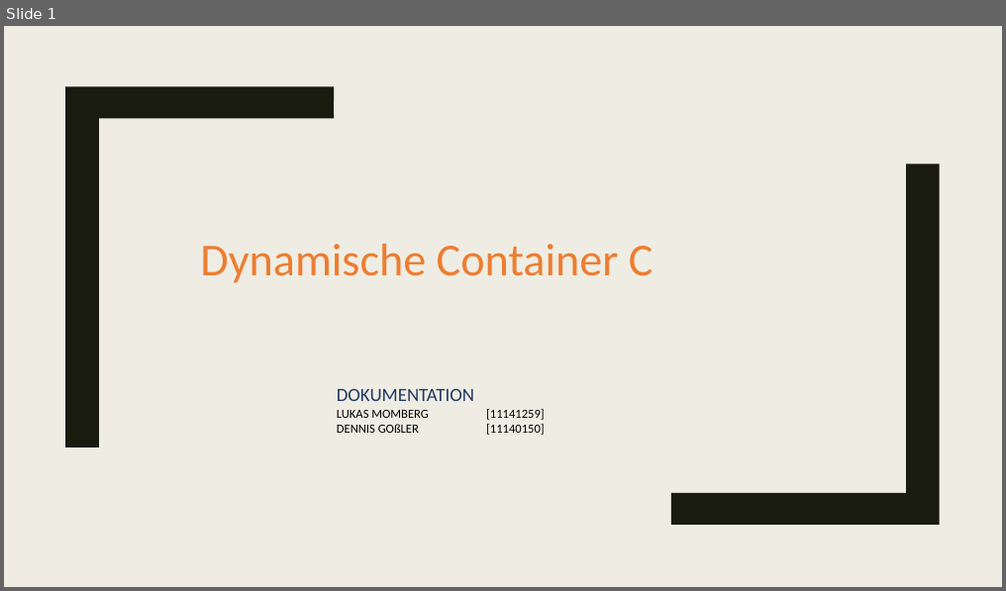
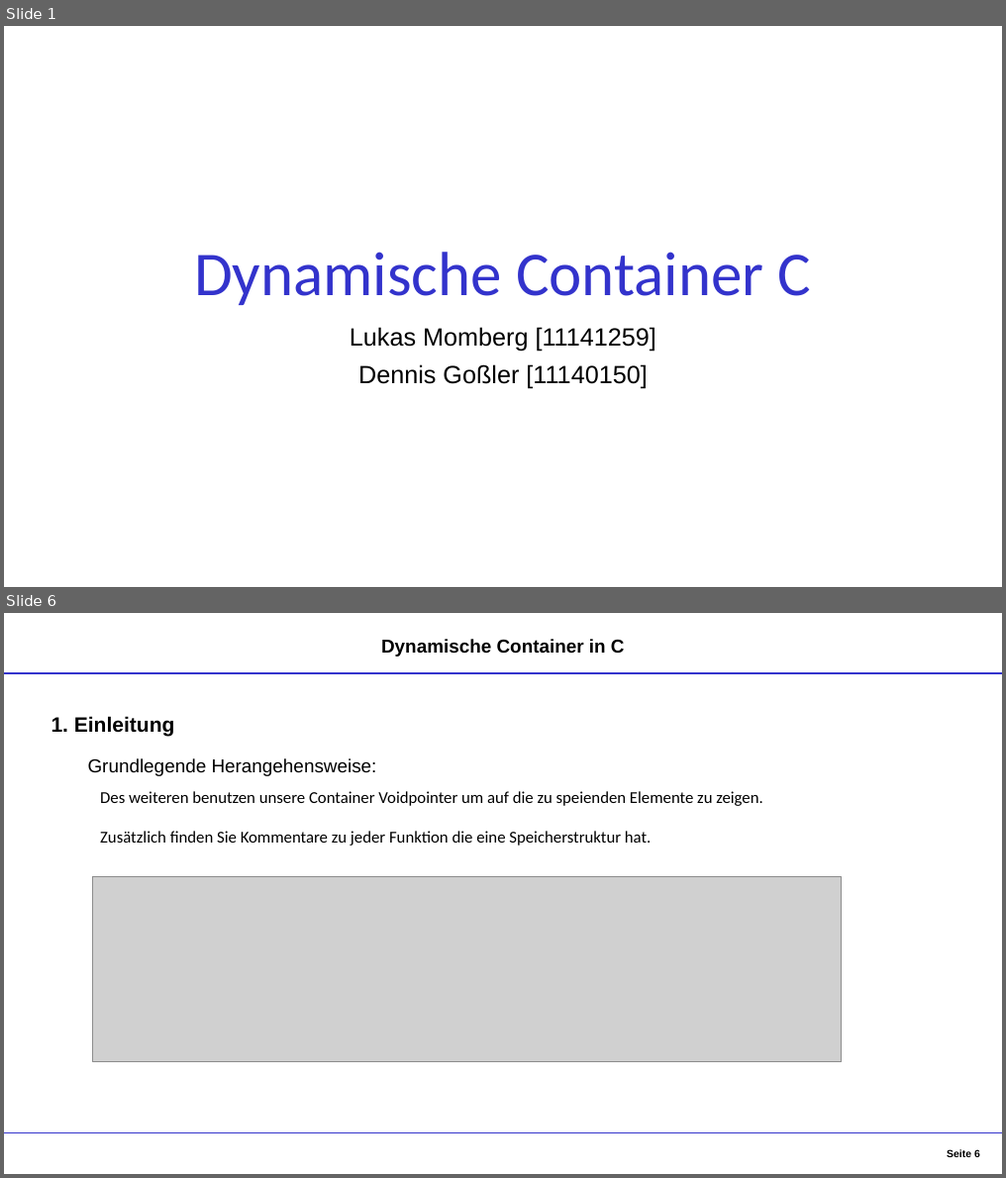
Before and after one commit to DennisGoss99/InPr_DynamicCollections, a slide deck: Dokumentation/Container - Präsentation.pptx. Shown one above the other, each under a label of ours: slide 1 before the commit, slides 1 and 6 after it; the slides between them are not shown. The pictures are 1006x591 and 1006x1178 pixels, drawn with LibreOffice and Linux fonts; fonts in the diff are those of the drawing; grey boxes stand for pictures. Boxes give left, top, right and bottom in pixels: in the first picture for what was removed or moved away, otherwise in the second. Text is boxed around its words. In the diff, an @@ line names an element or a change of style, - is before the commit and + after.

```diff
--- a/Dokumentation/Container - Präsentation.pptx
+++ b/Dokumentation/Container - Präsentation.pptx
@@ slide 6 added at bbox=[4, 613, 1002, 1174], background #FFFFFF @@
@@ text added at bbox=[381, 639, 625, 657], 18 pt, text #000000, bold @@
+Dynamische Container in C
@@ line added from (4, 673) to (1002, 673), #3333CC 1.25 pt @@
@@ text added at bbox=[52, 716, 174, 736], 20 pt, text #000000, bold @@
+1. Einleitung
@@ text added at bbox=[88, 759, 377, 776], 18 pt, text #000000 @@
+Grundlegende Herangehensweise:
@@ text added at bbox=[100, 791, 762, 846], 16 pt, text #000000 @@
+Des weiteren benutzen unsere Container Voidpointer um auf die zu speienden Elemente zu zeigen.
+Zusätzlich finden Sie Kommentare zu jeder Funktion die eine Speicherstruktur hat.
@@ picture added at bbox=[93, 876, 842, 1062] @@
@@ line added from (4, 1134) to (1002, 1134), #3333CC 1.25 pt @@
@@ page number added at bbox=[946, 1150, 980, 1160], 10 pt, text #000000, bold @@
+Seite 6
@@ slide 1 changed as well @@
@@ background #EFEDE3 to #FFFFFF @@
@@ freeform shape removed at bbox=[65, 86, 334, 448] @@
@@ title "Dynamische Container C": place and size @@
-title "Dynamische Container C" at bbox=[200, 244, 653, 283]
+title "Dynamische Container C" at bbox=[194, 252, 812, 305]
@@ title "Dynamische Container C" at bbox=[194, 252, 812, 305]: size 44 to 60 pt, text colour #ED7D31 to #3333CC; alignment left to centre; line spacing 1 to 0.9; vertical alignment middle to bottom @@
@@ freeform shape removed at bbox=[672, 164, 940, 525] @@
@@ subtitle at bbox=[350, 327, 656, 388]: text changed; size 12 to 24 pt; font Calibri to Arial @@
-DOKUMENTATION
-LUKAS MOMBERG [11141259]
-DENNIS GOßLER [11140150]
+Lukas Momberg [11141259]
+Dennis Goßler [11140150]
```
Also in this commit, not shown: 11 other slides added, 13 slides removed.
